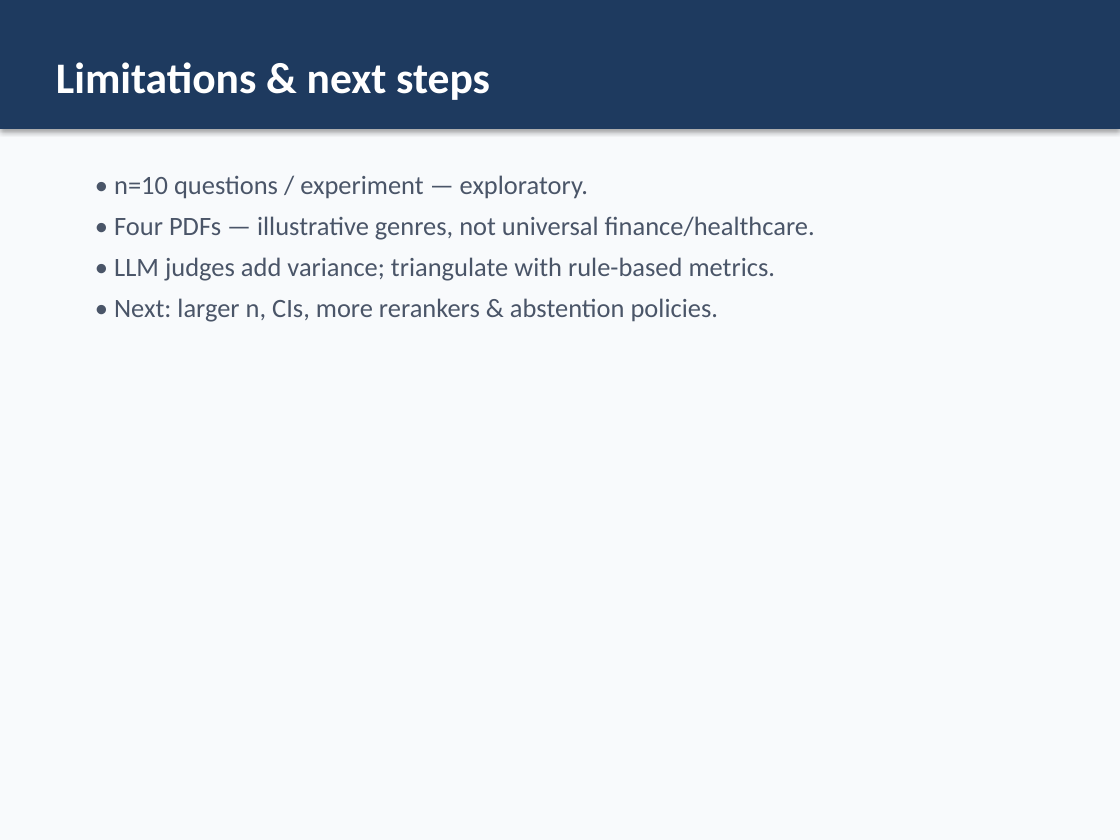
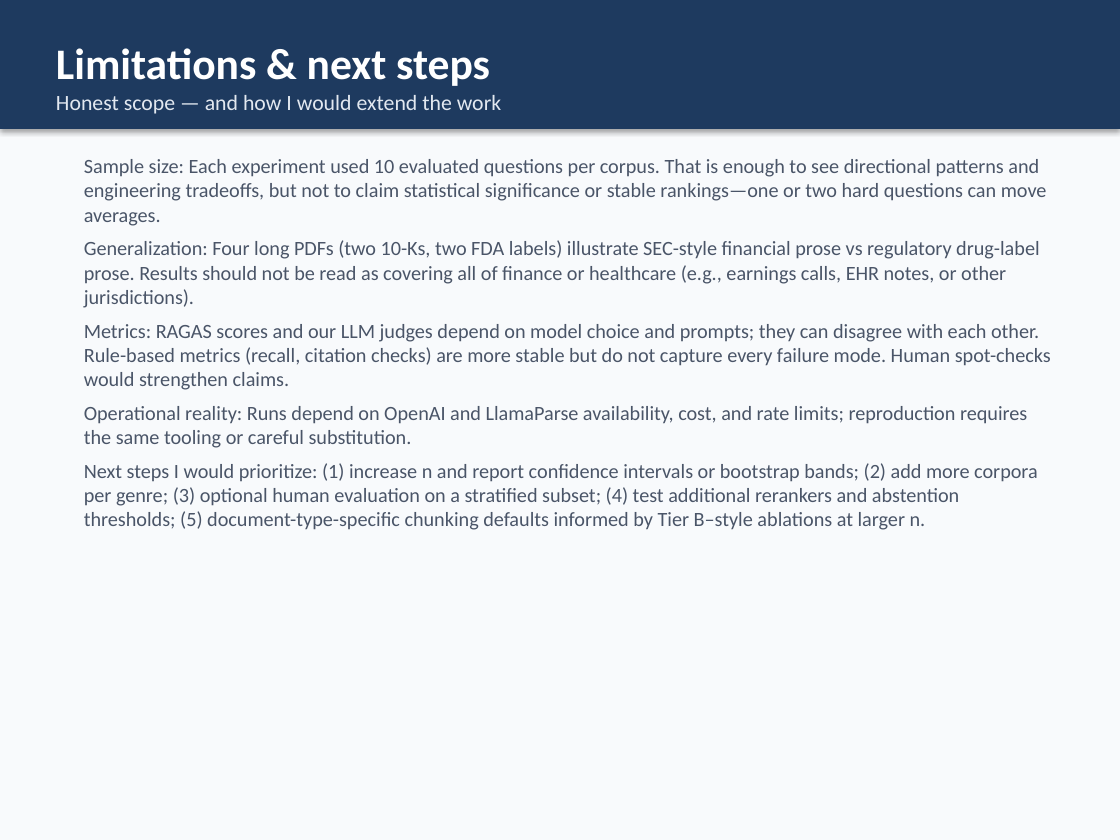
Before and after one commit to TrevorConnolly/FinanceQAHallucinations, a slide deck: slide 12 of outputs/presentation/RAG_Hallucination_Capstone.pptx. Drawn at 1120x840 pixels with LibreOffice and Linux fonts; fonts in the diff are those of the drawing. Boxes give left, top, right and bottom in pixels: in the first picture for what was removed or moved away, otherwise in the second. Text is boxed around its words. In the diff, an @@ line names an element or a change of style, - is before the commit and + after.

```diff
--- a/outputs/presentation/RAG_Hallucination_Capstone.pptx
+++ b/outputs/presentation/RAG_Hallucination_Capstone.pptx
@@ text in rectangle at (x1=56, y1=95, x2=501, y2=114): paragraph added @@
+Honest scope — and how I would extend the work
@@ text at (x1=84, y1=159, x2=1051, y2=530): text changed; size 17 to 13 pt @@
-• n=10 questions / experiment — exploratory.
-• Four PDFs — illustrative genres, not universal finance/healthcare.
-• LLM judges add variance; triangulate with rule-based metrics.
-• Next: larger n, CIs, more rerankers & abstention policies.
+Sample size: Each experiment used 10 evaluated questions per corpus. That is enough to see directional patterns and engineering tradeoffs, but not to claim statistical significance or stable rankings—one or two hard questions can move averages.
+Generalization: Four long PDFs (two 10-Ks, two FDA labels) illustrate SEC-style financial prose vs regulatory drug-label prose. Results should not be read as covering all of finance or healthcare (e.g., earnings calls, EHR notes, or other jurisdictions).
+Metrics: RAGAS scores and our LLM judges depend on model choice and prompts; they can disagree with each other. Rule-based metrics (recall, citation checks) are more stable but do not capture every failure mode. Human spot-checks would strengthen claims.
+Operational reality: Runs depend on OpenAI and LlamaParse availability, cost, and rate limits; reproduction requires the same tooling or careful substitution.
+Next steps I would prioritize: (1) increase n and report confidence intervals or bootstrap bands; (2) add more corpora per genre; (3) optional human evaluation on a stratified subset; (4) test additional rerankers and abstention thresholds; (5) document-type-specific chunking defaults informed by Tier B–style ablations at larger n.
```
Also in this commit, not shown: 1 slide added, 1 slide removed, 1 other file.
